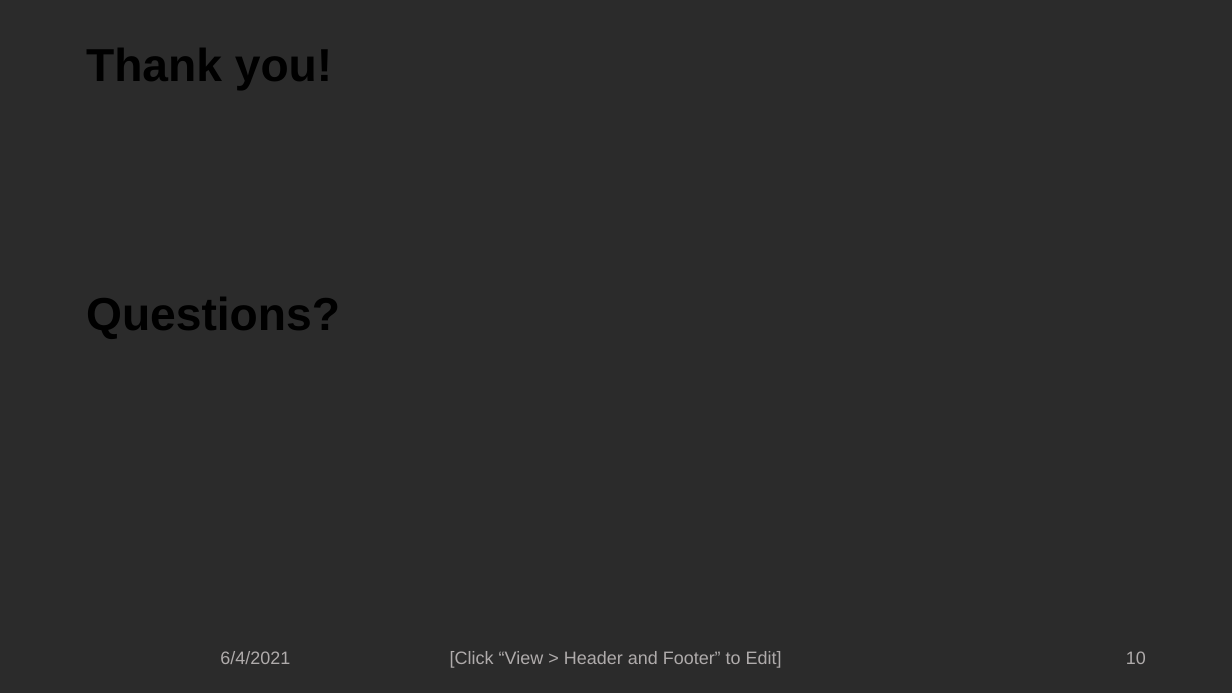
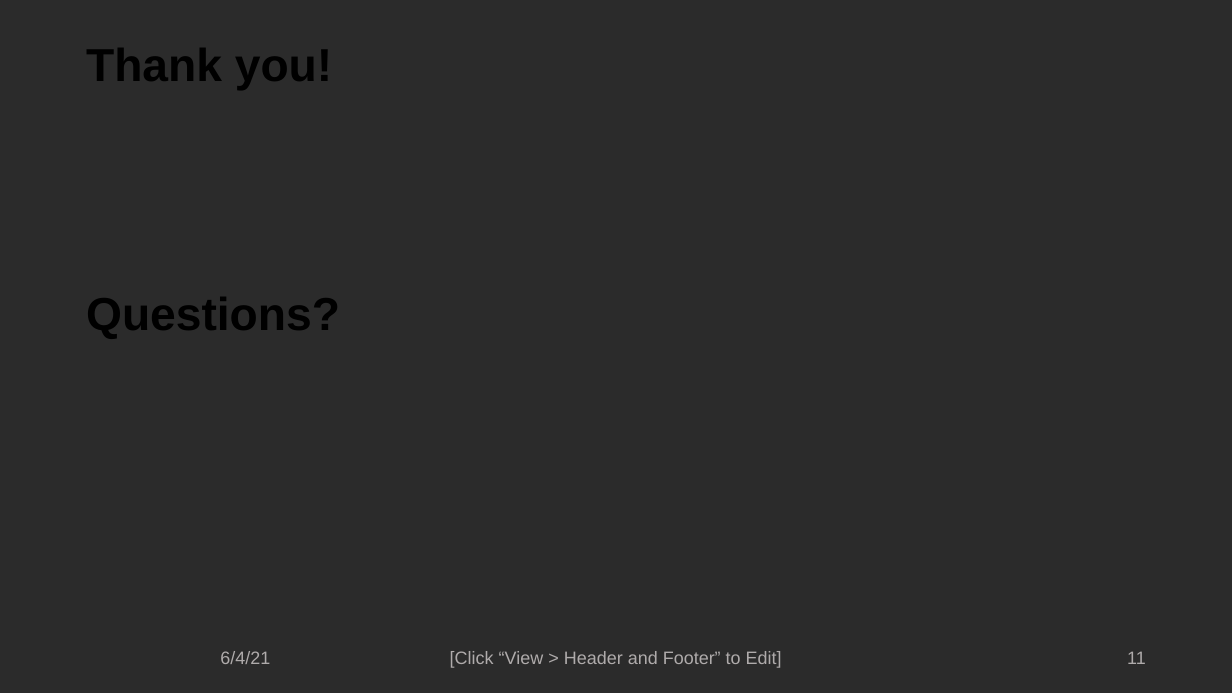
Before and after one commit to co237/forecasting_final, a slide deck: slide 12 of time_series_final_project_group10.pptx (slide 11 before the commit). Drawn at 1232x693 pixels with LibreOffice and Linux fonts; fonts in the diff are those of the drawing; background and template pictures are left out; a plain dark background stands for a picture behind light text. Boxes give left, top, right and bottom in pixels: in the first picture for what was removed or moved away, otherwise in the second. Text is boxed around its words. In the diff, an @@ line names an element or a change of style, - is before the commit and + after.

```diff
--- a/time_series_final_project_group10.pptx
+++ b/time_series_final_project_group10.pptx
@@ text at (220,651,270,664): text changed @@
-6/4/2021
+6/4/21
@@ page number at (1127,651,1146,664): text changed @@
-10
+11
```
Also in this commit, not shown: 9 other slides changed, 1 slide added.
